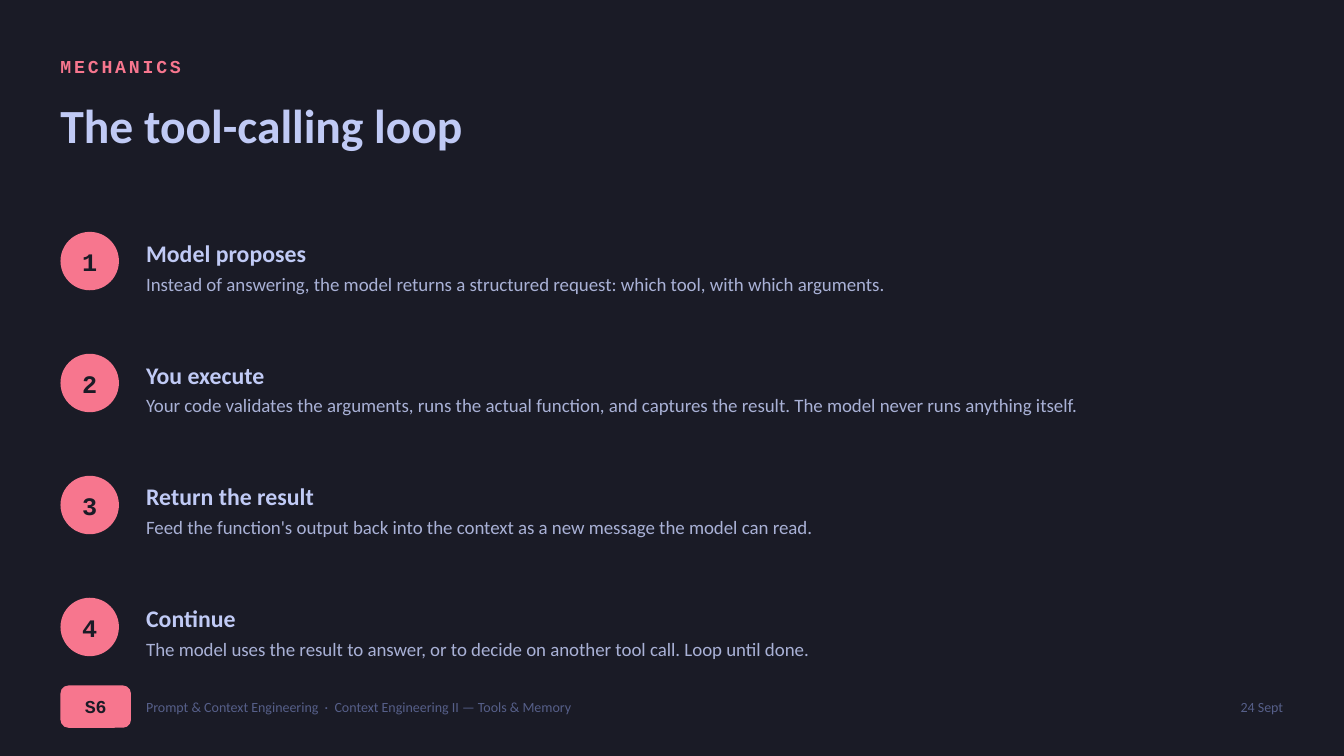
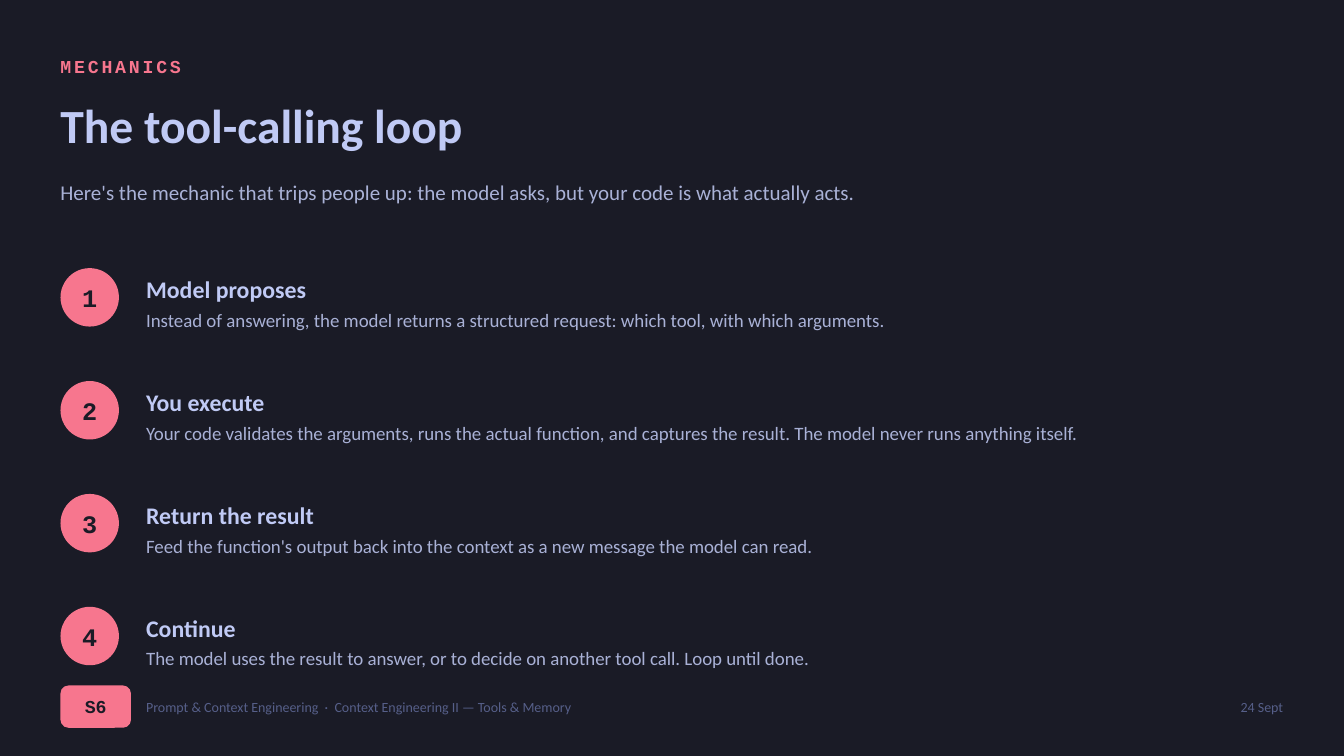
Before and after one commit to sduprey/langchain_courses, a slide deck: slide 7 of prompt-engineering-course/prompt_engineering_presentation_support/PE_S6_context-tools-memory.pptx. Drawn at 1344x756 pixels with LibreOffice and Linux fonts; fonts in the diff are those of the drawing. Boxes give left, top, right and bottom in pixels: in the first picture for what was removed or moved away, otherwise in the second. Text is boxed around its words. In the diff, an @@ line names an element or a change of style, - is before the commit and + after.

```diff
--- a/prompt-engineering-course/prompt_engineering_presentation_support/PE_S6_context-tools-memory.pptx
+++ b/prompt-engineering-course/prompt_engineering_presentation_support/PE_S6_context-tools-memory.pptx
@@ text added at [60, 185, 854, 204], 15 pt, text #A9B1D6 @@
+Here's the mechanic that trips people up: the model asks, but your code is what actually acts.
@@ 2 texts, 1 ellipse: place and size @@
-2 texts, 1 ellipse at [60, 232, 306, 290]
+2 texts, 1 ellipse at [60, 268, 306, 327]
@@ text "Instead of answering, the model ...": place and size @@
-text "Instead of answering, the model ..." at [146, 278, 884, 294]
+text "Instead of answering, the model ..." at [146, 314, 884, 330]
@@ 2 texts, 1 ellipse: place and size @@
-2 texts, 1 ellipse at [60, 354, 265, 412]
+2 texts, 1 ellipse at [60, 381, 265, 440]
@@ text "Your code validates the arguments, ...": place and size @@
-text "Your code validates the arguments, ..." at [146, 399, 1077, 415]
+text "Your code validates the arguments, ..." at [146, 427, 1077, 443]
@@ 2 texts, 1 ellipse: place and size @@
-2 texts, 1 ellipse at [60, 476, 314, 534]
+2 texts, 1 ellipse at [60, 494, 314, 553]
@@ text "Feed the function's output back ...": place and size @@
-text "Feed the function's output back ..." at [146, 521, 812, 537]
+text "Feed the function's output back ..." at [146, 540, 812, 556]
@@ 2 texts, 1 ellipse: place and size @@
-2 texts, 1 ellipse at [60, 598, 236, 656]
+2 texts, 1 ellipse at [60, 607, 236, 665]
@@ text "The model uses the result ...": place and size @@
-text "The model uses the result ..." at [146, 643, 809, 659]
+text "The model uses the result ..." at [146, 652, 809, 668]
```
Also in this commit, not shown: 8 other slides changed, 18 other files.
